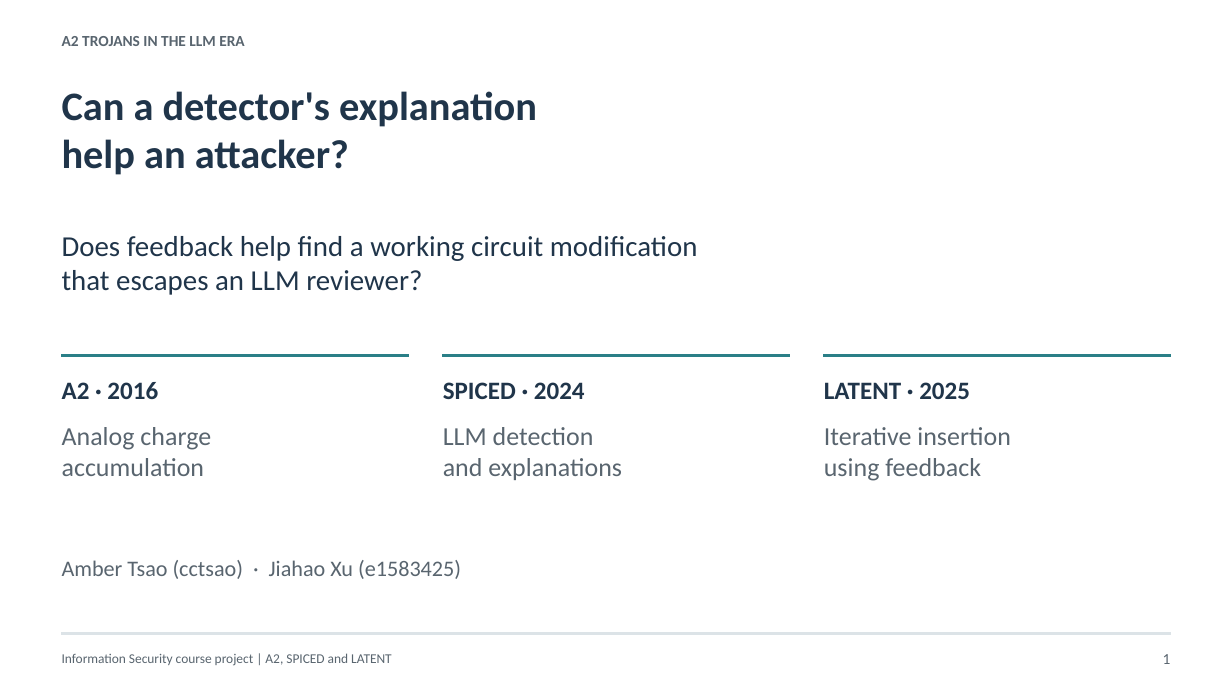
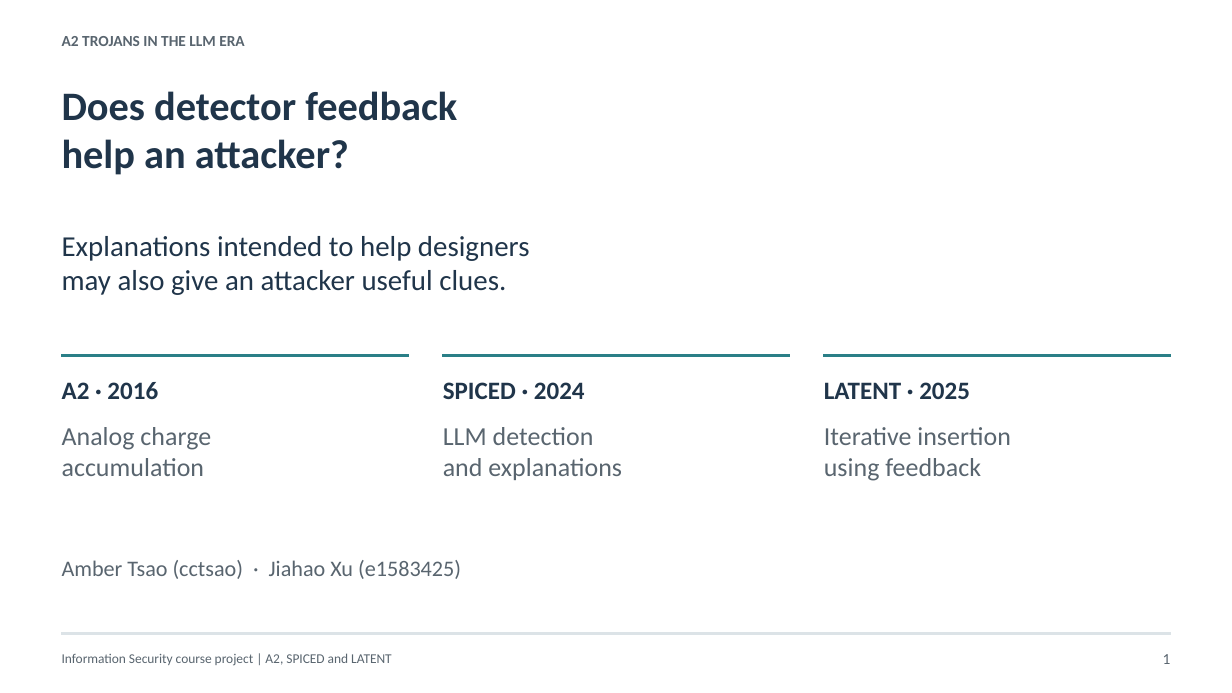
Before and after one commit to MikeJiahaoXu/a2-llm-trojan-study, a slide deck: slide 1 of output/slides/a2_feedback/output.pptx. Drawn at 1232x693 pixels with LibreOffice and Linux fonts; fonts in the diff are those of the drawing. Boxes give left, top, right and bottom in pixels: in the first picture for what was removed or moved away, otherwise in the second. Text is boxed around its words. In the diff, an @@ line names an element or a change of style, - is before the commit and + after.

Commit message:
Align presentation with collaborator report and clarify feedback example

```diff
--- a/output/slides/a2_feedback/output.pptx
+++ b/output/slides/a2_feedback/output.pptx
@@ text at (x1=62, y1=91, x2=457, y2=121): text changed @@
-Can a detector's explanation
+Does detector feedback
@@ text at (x1=62, y1=236, x2=530, y2=295): text changed @@
-Does feedback help find a working circuit modification
-that escapes an LLM reviewer?
+Explanations intended to help designers
+may also give an attacker useful clues.
```
Also in this commit, not shown: 2 other slides changed, 3 slides added, 4 slides removed, 8 other files.
